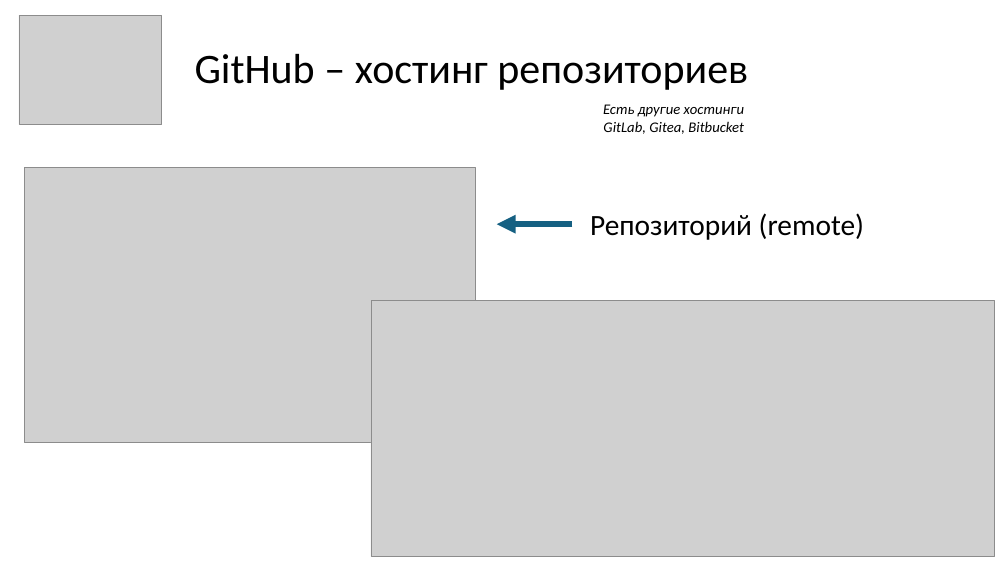
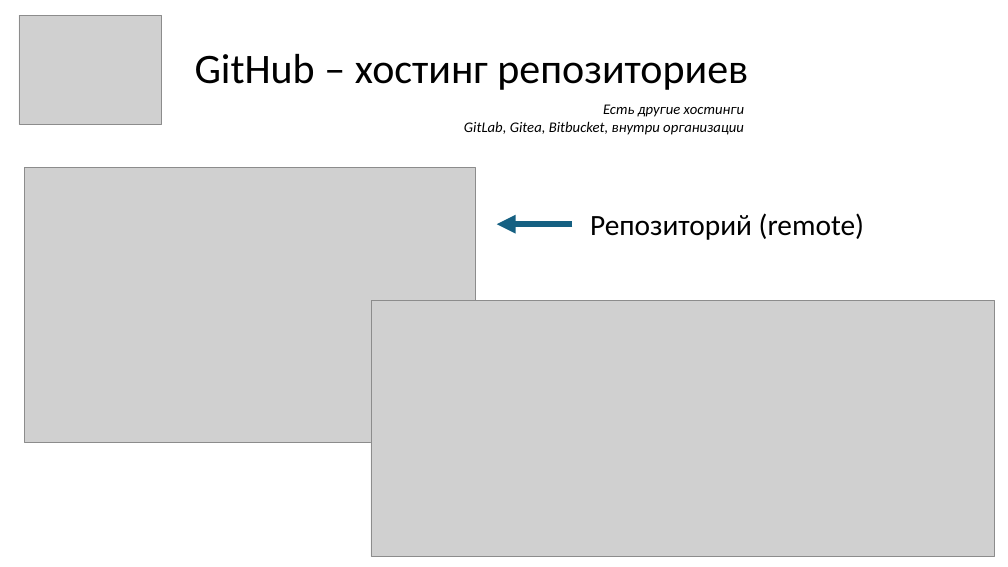
Before and after one commit to yoursdearboy/git-101, a slide deck: slide 36 of slides.pptx (slide 6 before the commit). Drawn at 1008x567 pixels with LibreOffice and Linux fonts; fonts in the diff are those of the drawing; grey boxes stand for pictures. Boxes give left, top, right and bottom in pixels: in the first picture for what was removed or moved away, otherwise in the second. Text is boxed around its words. In the diff, an @@ line names an element or a change of style, - is before the commit and + after.

```diff
--- a/slides.pptx
+++ b/slides.pptx
@@ text at (464, 121, 744, 135): text changed @@
-GitLab, Gitea, Bitbucket
+GitLab, Gitea, Bitbucket, внутри организации
```
Also in this commit, not shown: 36 other slides changed, 20 slides added, 11 slides removed, 2 other files.
